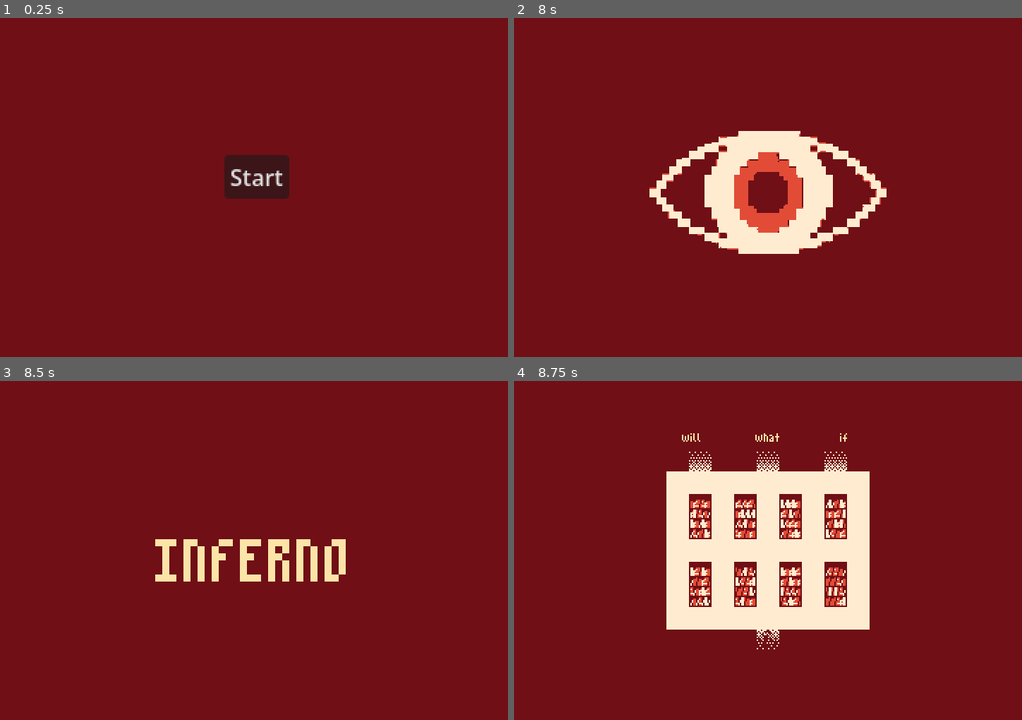
Above: before the commit, frames 1-4 (two rows, left to right).
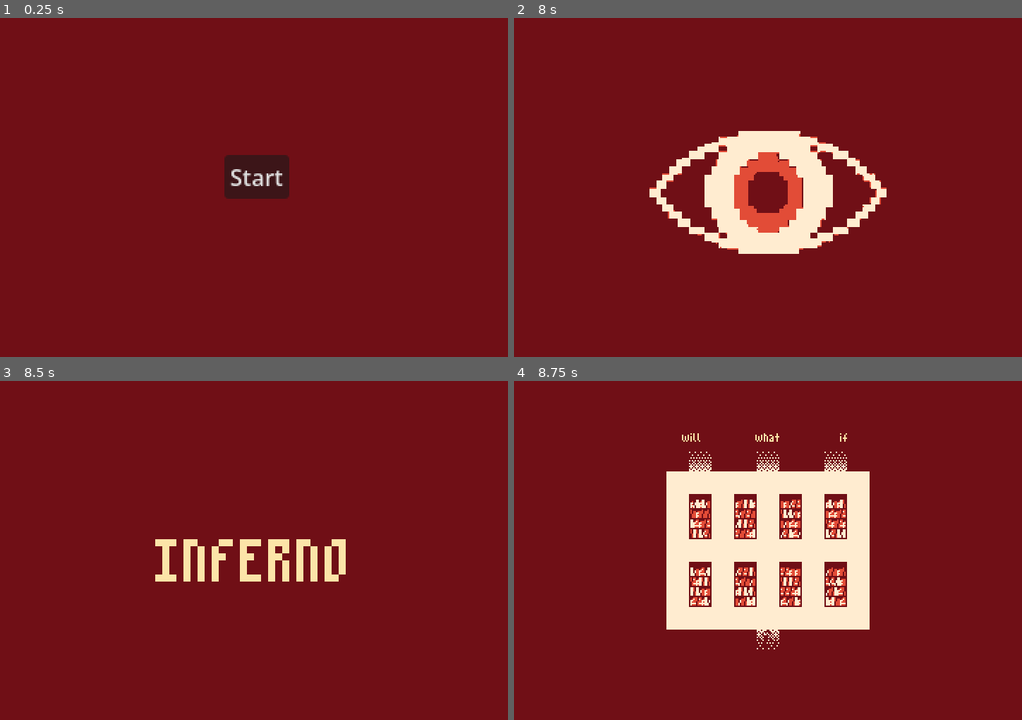
Above: after the commit, the same moments.

Repository: LawrenceHollom/godot-inferno
Game: Godot game, scene res://scenes/toplevel/main_menu.tscn
Same seed, same stepped clock (60 frames per second), same inputs: the game is played once before the commit and once after it.
Inputs:
- Up to frame 1 (0.25 s): no input
- Up to frame 2 (8 s): click "Start" at 0.5 s; tap Enter (enter) at 1.25, 2.1, 4.35, 5, 5.85, 6.5, 7.35 s; hold D (right) 1.28-2.03 s; hold Enter (enter) 1.28-2.03 s; hold S (down) 2.03-2.75 s; click ">" at 2.75 s; tap Space at 3.5, 5.75, 7.25 s; hold D (right) 3.53-4.28 s; hold Enter (enter) 3.53-4.28 s; hold W (up) 4.28-5.03 s; hold Enter (enter) 5.03-5.78 s; hold A (left) 5.03-6.53 s; hold S (down) 6.53-7.28 s; hold Enter (enter) 6.53-7.28 s; hold D (right) from 7.28 s (still down)
- Up to frame 3 (8.5 s): release D (right) at 8.03 s; hold W (up) from 8.03 s (still down); hold Enter (enter) from 8.03 s (still down)
- Up to frame 4 (8.75 s): keep holding W (up); keep holding Enter (enter)

Frames 1-3 are identical in both runs. In frame 4, 1.5% of the frame differs, in the area x 34-66%, y 35-67%.

Commit message:
Special books basics

Diff:
--- /dev/null
+++ b/assets/data/special_books.json
@@ -0,0 +1,20 @@
+[
+  {
+    "room_code": "",
+    "case": 0,
+    "shelf": 0,
+    "position": 0,
+    "text": "This is a test special book in the first room.",
+    "overlay_texture": "res://resources/special_books/test_book_one_overlay.tres",
+    "bookcase_texture": "res://resources/special_books/test_book_one_bookcase.tres"
+  },
+  {
+    "room_code": "1",
+    "case": 1,
+    "shelf": 2,
+    "position": 4,
+    "text": "This is a test special book in room one.",
+    "overlay_texture": "res://resources/special_books/test_book_two_overlay.tres",
+    "bookcase_texture": "res://resources/special_books/test_book_two_bookcase.tres"
+  }
+]
--- /dev/null
+++ b/resources/special_book.gd
@@ -0,0 +1,107 @@
+class_name SpecialBook
+extends Resource
+
+const DATA_PATH := "res://assets/data/special_books.json"
+
+@export_group("Position")
+@export var room_code: String = ""
+@export var case: int = 0
+@export_range(0, 3, 1) var shelf: int = 0
+@export var position: int = 0
+
+@export_group("Contents")
+@export_multiline var text: String = ""
+@export var overlay_texture: Texture2D
+@export var bookcase_texture: Texture2D
+
+
+func get_location_key() -> String:
+	return make_location_key(room_code, case, shelf, position)
+
+
+static func make_location_key(
+	location_room_code: String,
+	location_case: int,
+	location_shelf: int,
+	location_position: int,
+) -> String:
+	return "%s|%d|%d|%d" % [
+		location_room_code,
+		location_case,
+		location_shelf,
+		location_position,
+	]
+
+
+## Loads the small hand-authored collection from JSON. Texture fields contain
+## resource paths so special books can use independent art in both presentations.
+static func load_all() -> Array[SpecialBook]:
+	var result: Array[SpecialBook] = []
+	var file := FileAccess.open(DATA_PATH, FileAccess.READ)
+	if file == null:
+		push_error("Could not open special book data at %s." % DATA_PATH)
+		return result
+
+	var parsed_data: Variant = JSON.parse_string(file.get_as_text())
+	if not parsed_data is Array:
+		push_error("Special book data must contain a JSON array at its root.")
+		return result
+
+	for index: int in parsed_data.size():
+		var raw_data: Variant = parsed_data[index]
+		if not raw_data is Dictionary:
+			push_warning("Ignoring special book %d because it is not an object." % index)
+			continue
+
+		var special_book := SpecialBook.new()
+		special_book.room_code = str(raw_data.get("room_code", ""))
+		special_book.case = int(raw_data.get("case", -1))
+		special_book.shelf = int(raw_data.get("shelf", -1))
+		special_book.position = int(raw_data.get("position", -1))
+		special_book.text = str(raw_data.get("text", ""))
+		special_book.overlay_texture = _load_texture(
+			str(raw_data.get("overlay_texture", "")),
+			"overlay_texture",
+			index,
+		)
+		special_book.bookcase_texture = _load_texture(
+			str(raw_data.get("bookcase_texture", "")),
+			"bookcase_texture",
+			index,
+		)
+
+		if not special_book._is_valid():
+			push_warning("Ignoring invalid special book %d." % index)
+			continue
+		result.append(special_book)
+
+	return result
+
+
+static func _load_texture(path: String, field: String, entry_index: int) -> Texture2D:
+	if path.is_empty():
+		push_warning("Special book %d has no %s path." % [entry_index, field])
+		return null
+	var loaded_resource: Resource = load(path)
+	if not loaded_resource is Texture2D:
+		push_warning(
+			"Special book %d has an invalid %s resource at '%s'."
+			% [entry_index, field, path]
+		)
+		return null
+	return loaded_resource as Texture2D
+
+
+func _is_valid() -> bool:
+	for character_index: int in room_code.length():
+		if room_code.substr(character_index, 1) not in ["0", "1", "2"]:
+			return false
+	return (
+		case >= 0
+		and shelf >= 0
+		and shelf <= 3
+		and position >= 0
+		and not text.is_empty()
+		and overlay_texture != null
+		and bookcase_texture != null
+	)
--- /dev/null
+++ b/resources/special_books/test_book_one_bookcase.tres
@@ -0,0 +1,7 @@
+[gd_resource type="AtlasTexture" format=3]
+
+[ext_resource type="Texture2D" uid="uid://2bvupksfbjiu" path="res://assets/game/small_books.png" id="1_books"]
+
+[resource]
+atlas = ExtResource("1_books")
+region = Rect2(10, 0, 2, 6)
--- /dev/null
+++ b/resources/special_books/test_book_one_overlay.tres
@@ -0,0 +1,7 @@
+[gd_resource type="AtlasTexture" format=3]
+
+[ext_resource type="Texture2D" uid="uid://dj6furney3lx7" path="res://assets/game/books.png" id="1_books"]
+
+[resource]
+atlas = ExtResource("1_books")
+region = Rect2(75, 0, 15, 45)
--- /dev/null
+++ b/resources/special_books/test_book_two_bookcase.tres
@@ -0,0 +1,7 @@
+[gd_resource type="AtlasTexture" format=3]
+
+[ext_resource type="Texture2D" uid="uid://2bvupksfbjiu" path="res://assets/game/small_books.png" id="1_books"]
+
+[resource]
+atlas = ExtResource("1_books")
+region = Rect2(8, 0, 2, 6)
--- /dev/null
+++ b/resources/special_books/test_book_two_overlay.tres
@@ -0,0 +1,7 @@
+[gd_resource type="AtlasTexture" format=3]
+
+[ext_resource type="Texture2D" uid="uid://dj6furney3lx7" path="res://assets/game/books.png" id="1_books"]
+
+[resource]
+atlas = ExtResource("1_books")
+region = Rect2(60, 0, 15, 45)
--- a/scenes/babel/babel_room.tscn
+++ b/scenes/babel/babel_room.tscn
@@ -4,7 +4,7 @@
 [ext_resource type="Texture2D" uid="uid://o8qi8dtlbkup" path="res://assets/backgrounds/babel.png" id="1_ffjih"]
 [ext_resource type="PackedScene" uid="uid://db1r42t1fegtc" path="res://scenes/babel/bookcase.tscn" id="3_pda4t"]
 
-[node name="BabelRoom" type="Control" unique_id=1779074826]
+[node name="BabelRoom" type="Control" unique_id=1779074826 node_paths=PackedStringArray("bookcases")]
 layout_mode = 3
 anchors_preset = 15
 anchor_right = 1.0
@@ -12,6 +12,7 @@
 grow_horizontal = 2
 grow_vertical = 2
 script = ExtResource("1_7y271")
+bookcases = [NodePath("CenterContainer/TextureRect/GridContainer/Bookcase0"), NodePath("CenterContainer/TextureRect/GridContainer/Bookcase1"), NodePath("CenterContainer/TextureRect/GridContainer/Bookcase2"), NodePath("CenterContainer/TextureRect/GridContainer/Bookcase3"), NodePath("CenterContainer/TextureRect/GridContainer/Bookcase4"), NodePath("CenterContainer/TextureRect/GridContainer/Bookcase5"), NodePath("CenterContainer/TextureRect/GridContainer/Bookcase6"), NodePath("CenterContainer/TextureRect/GridContainer/Bookcase7")]
 
 [node name="CenterContainer" type="CenterContainer" parent="." unique_id=1491147776]
 layout_mode = 1
--- a/scenes/babel/book_atlas.gd
+++ b/scenes/babel/book_atlas.gd
@@ -12,7 +12,21 @@
 	shelf_number: int,
 	book_number: int,
 	case_number: int,
-) -> AtlasTexture:
+	for_bookcase: bool = false,
+) -> Texture2D:
+	var special_book: SpecialBook = GlobalState.book_controller.get_special_book(
+		room_code,
+		shelf_number,
+		book_number,
+		case_number,
+	)
+	if special_book != null:
+		return (
+			special_book.bookcase_texture
+			if for_bookcase
+			else special_book.overlay_texture
+		)
+
 	if book_atlas == null:
 		push_warning("Book has no texture atlas assigned.")
 		return null
--- a/scenes/babel/bookcase.gd
+++ b/scenes/babel/bookcase.gd
@@ -28,8 +28,6 @@
 	case_number = new_case_number
 	if is_node_ready():
 		_update_textures()
-	_create_books()
-	_update_textures()
 
 
 func _create_books() -> void:
@@ -58,5 +56,6 @@
 					shelf_number,
 					book_number,
 					case_number,
+					true,
 				)
 			)
--- a/scenes/toplevel/babel.gd
+++ b/scenes/toplevel/babel.gd
@@ -86,6 +86,7 @@
 
 func setup_room_name_labels() -> void:
 	var room_code: String = get_room_code()
+	active_room.setup_for_room(room_code)
 	for i in range(3):
 		var next_word: String = GlobalState.get_next_room_word(room_code, (i + GlobalState.DECODER[len(room_code)]) % 3)
 		room_name_labels[(i + 2) % 3].text = next_word
--- a/scripts/book_controller.gd
+++ b/scripts/book_controller.gd
@@ -9,11 +9,31 @@
 
 var books: Array[String] = []
 var total_books: int = 0
+var special_books: Dictionary[String, SpecialBook] = {}
 
 
 func _ready() -> void:
 	books = _load_books()
 	total_books = books.size()
+	_load_special_books()
+
+
+func _load_special_books() -> void:
+	special_books.clear()
+	for special_book: SpecialBook in SpecialBook.load_all():
+		var location_key: String = special_book.get_location_key()
+		if special_books.has(location_key):
+			push_warning(
+				"Ignoring duplicate special book at room '%s', case %d, shelf %d, position %d."
+				% [
+					special_book.room_code,
+					special_book.case,
+					special_book.shelf,
+					special_book.position,
+				]
+			)
+			continue
+		special_books[location_key] = special_book
 
 
 func _load_books() -> Array[String]:
@@ -105,8 +125,31 @@
 	book_number: int,
 	case_number: int,
 ) -> String:
+	var special_book := get_special_book(
+		room_code,
+		shelf_number,
+		book_number,
+		case_number,
+	)
+	if special_book != null:
+		return special_book.text
 	var index: int = get_book_index(room_code, shelf_number, book_number, case_number)
 	return books[index] if index >= 0 else ""
+
+
+func get_special_book(
+	room_code: String,
+	shelf_number: int,
+	book_number: int,
+	case_number: int,
+) -> SpecialBook:
+	var location_key := SpecialBook.make_location_key(
+		room_code,
+		case_number,
+		shelf_number,
+		book_number,
+	)
+	return special_books.get(location_key) as SpecialBook
 
 
 func _stable_hash(value: String) -> int:
Not shown, added: resources/special_book.gd.uid
